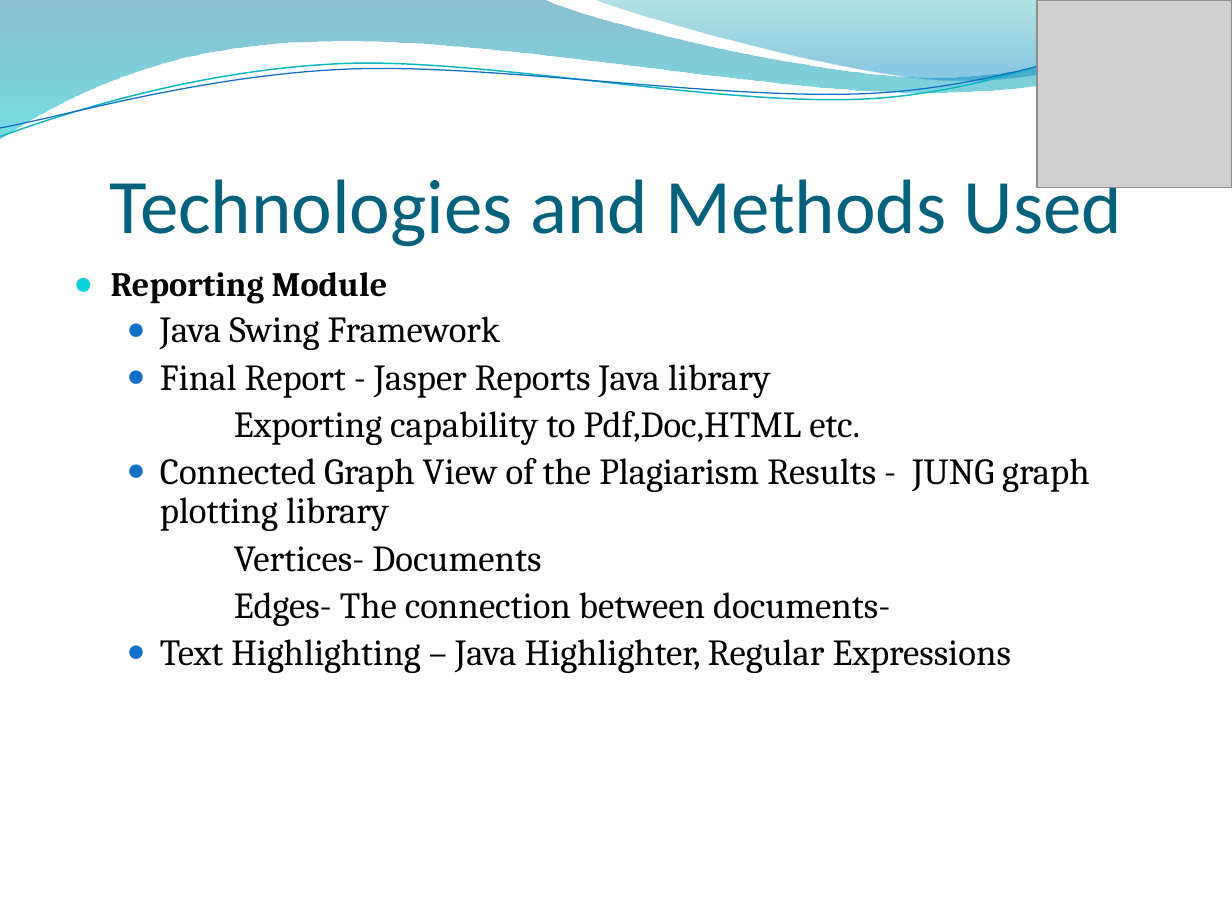
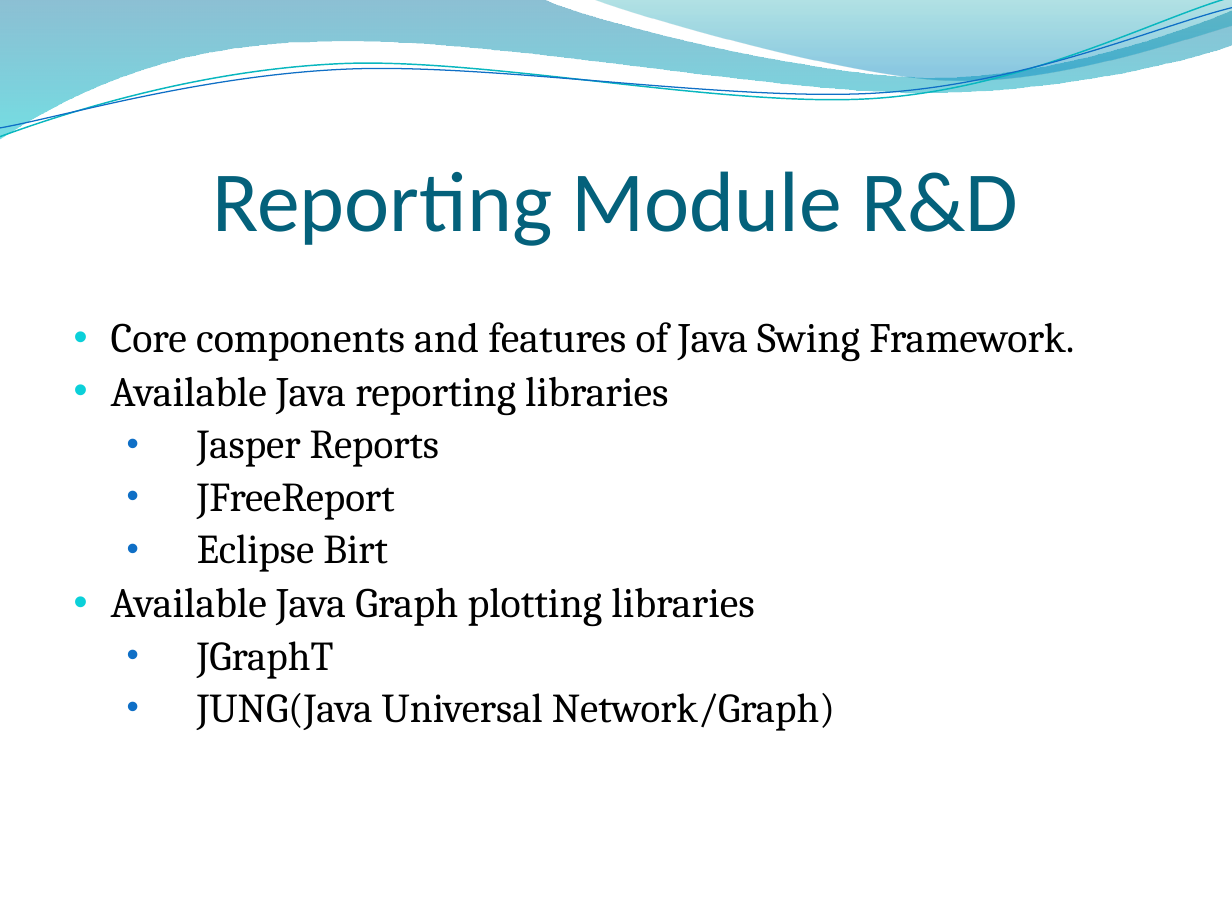
Before and after one commit to RizwanSaeedi/project-plagiabust, a slide deck: slide 36 of project docs/Final Presentation.pptx (slide 28 before the commit). Drawn at 1232x924 pixels with LibreOffice and Linux fonts; fonts in the diff are those of the drawing; grey boxes stand for pictures; background and template pictures are left out. Boxes give left, top, right and bottom in pixels: in the first picture for what was removed or moved away, otherwise in the second. Text is boxed around its words. In the diff, an @@ line names an element or a change of style, - is before the commit and + after.

```diff
--- a/project docs/Final Presentation.pptx
+++ b/project docs/Final Presentation.pptx
@@ picture removed at <box>1037,0,1232,187</box> @@
@@ title at <box>212,171,1018,246</box>: text changed; size 45 to 50 pt @@
-Technologies and Methods Used
+Reporting Module R&D
@@ text at <box>111,322,1074,731</box>: text changed; size 21.5 to 24.5 pt @@
-● Reporting Module
-  ● Java Swing Framework
-  ● Final Report - Jasper Reports Java library
-Exporting capability to Pdf,Doc,HTML etc.
-  ● Connected Graph View of the Plagiarism Results - JUNG graph plotting library
-Vertices- Documents
-Edges- The connection between documents-
-  ● Text Highlighting – Java Highlighter, Regular Expressions
+• Core components and features of Java Swing Framework.
+• Available Java reporting libraries
+  • Jasper Reports
+  • JFreeReport
+  • Eclipse Birt
+• Available Java Graph plotting libraries
+  • JGraphT
+  • JUNG(Java Universal Network/Graph)
```
Also in this commit, not shown: 24 other slides changed, 14 slides added, 8 slides removed.
